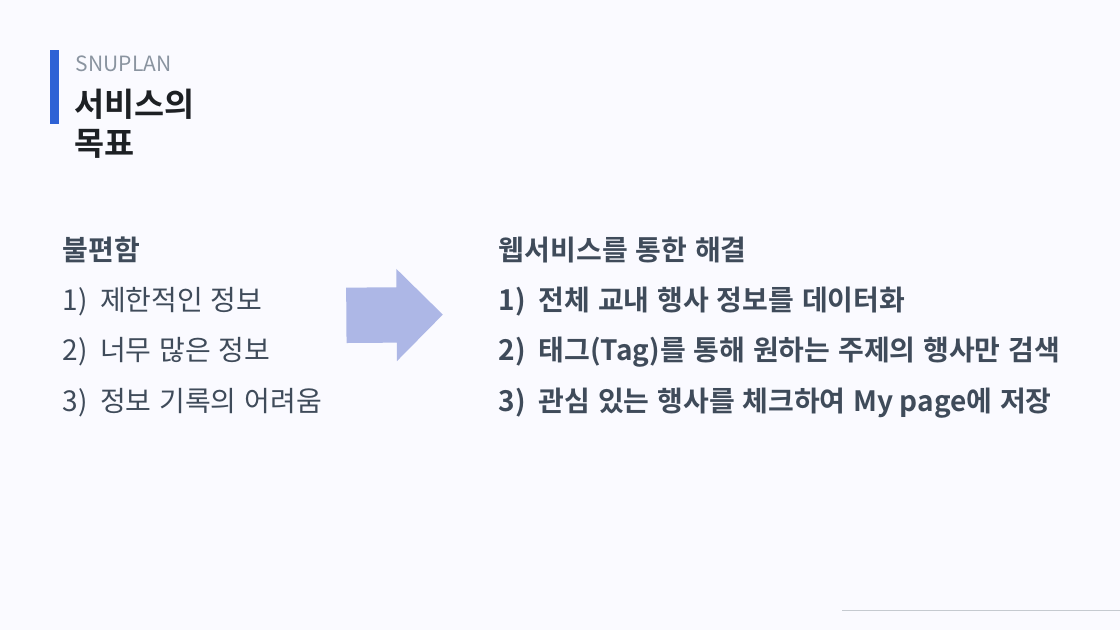
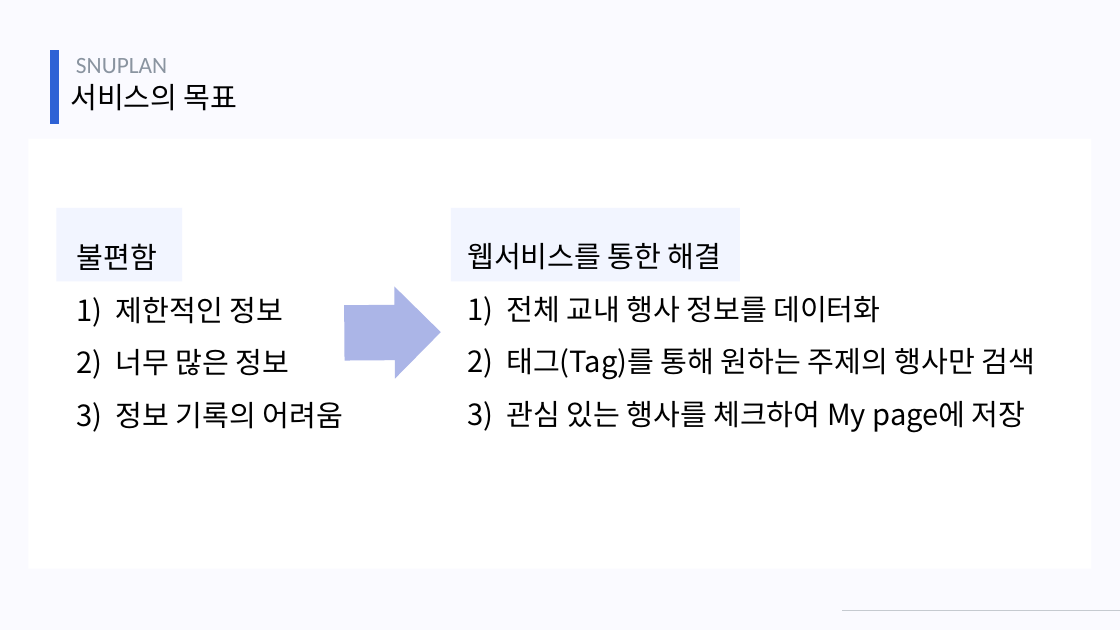
Before and after one commit to webprogrammingteam7/Static, a slide deck: slide 9 of SNUPLAN_staticpage.pptx. Drawn at 1120x630 pixels with LibreOffice and Linux fonts; fonts in the diff are those of the drawing. Boxes give left, top, right and bottom in pixels: in the first picture for what was removed or moved away, otherwise in the second. Text is boxed around its words. In the diff, an @@ line names an element or a change of style, - is before the commit and + after.

```diff
--- a/SNUPLAN_staticpage.pptx
+++ b/SNUPLAN_staticpage.pptx
@@ text "SNUPLAN" at (76, 58, 167, 73): size 18 to 20 pt, font Noto Sans CJK KR to Calibri @@
@@ text "서비스의 목표" at (70, 84, 238, 111): size 28 to 25 pt, text colour #1D2024 to #000000, bold off @@
@@ rectangle added at (29, 139, 1091, 569), fill #FFFFFF @@
@@ rectangle added at (56, 208, 182, 281), fill #F2F5FF @@
@@ rectangle added at (451, 208, 740, 281), fill #F2F5FF @@
@@ text "불편함 1) 제한적인 정보": place and size @@
-text "불편함 1) 제한적인 정보" at (63, 236, 322, 417)
+text "불편함 1) 제한적인 정보" at (77, 243, 343, 432)
@@ text "불편함 1) 제한적인 정보" at (77, 243, 343, 432): size 24 to 25 pt, text colour #3F4B5A to #000000; bold off in "불편함" @@
@@ text "웹서비스를 통한 해결 1) 전체 ...": place and size @@
-text "웹서비스를 통한 해결 1) 전체 ..." at (499, 236, 1061, 418)
+text "웹서비스를 통한 해결 1) 전체 ..." at (467, 243, 1036, 432)
@@ text "웹서비스를 통한 해결 1) 전체 ..." at (467, 243, 1036, 432): size 24 to 25 pt, text colour #3F4B5A to #000000, bold off @@
@@ right arrow: place and size @@
-right arrow at (346, 269, 443, 362)
+right arrow at (344, 286, 441, 379)
@@ right arrow at (344, 286, 441, 379): fill #ADB7E7 to #ABB5E7 @@
```
Also in this commit, not shown: 12 other slides changed, 1 other file.
